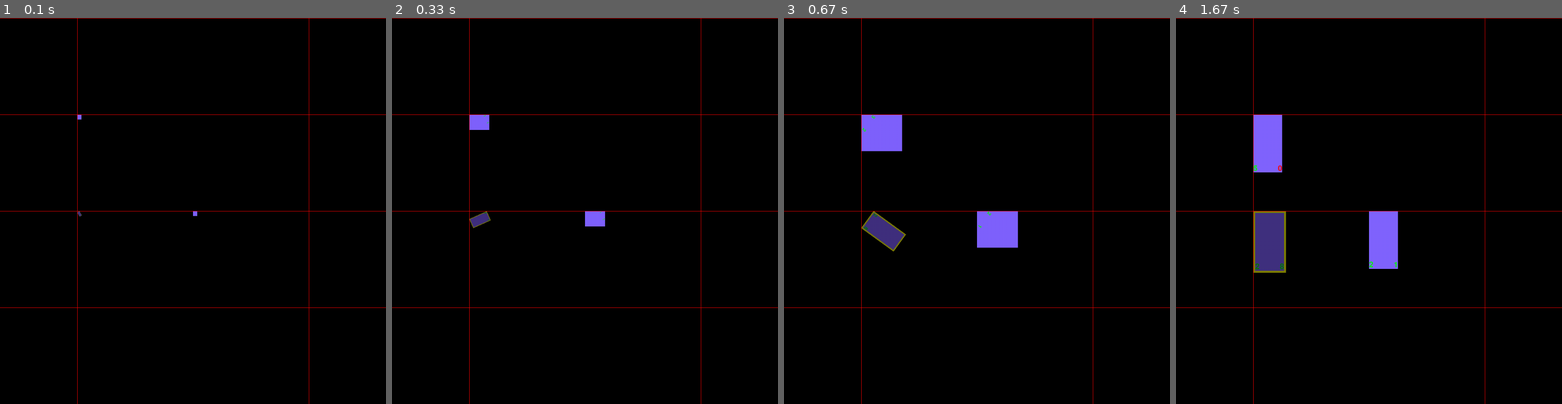
Above: before the commit, frames 1-4 (left to right).
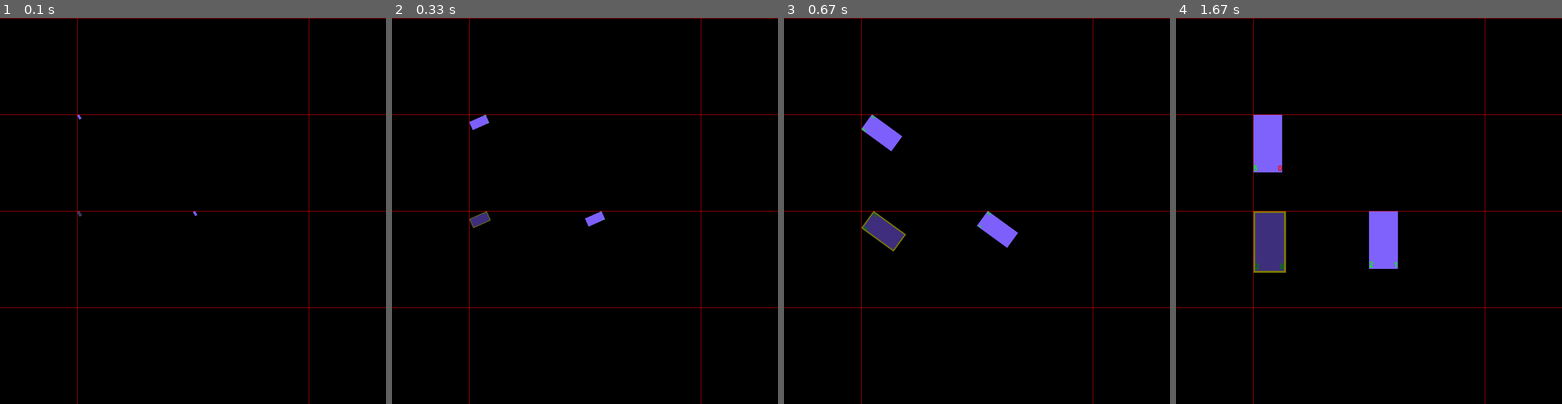
Above: after the commit, the same moments.

Repository: poipoi34/HearthstoneBattlegroundSimulator
Game: pygame game, started from main.py
Two runs of this game, one before a commit and one after it. Both use one fixed random seed, a clock stepped at 60 frames per second and the inputs below.
Inputs:
- Up to frame 1 (0.1 s): no input
- Up to frame 2 (0.33 s): no input
- Up to frame 3 (0.67 s): no input
- Up to frame 4 (1.67 s): no input

The runs differ from the first frame. In frame 1, less than 0.1% of the frame differs, in the area x 20-52%, y 25-52%; in frame 2, 0.2%; in frame 3, 1.1%, in the area x 20-61%, y 25-60%; in frame 4, nothing differs.

Commit message:
enter arena ratate fix

Diff:
--- a/m_Card_image.py
+++ b/m_Card_image.py
@@ -1,7 +1,9 @@
 import pygame
+
 
 class Card_image:
 
+	colorkey = [123,21,51]
 
 	def __init__(o,card_interface,displayer = None):
 		o.copy(card_interface)
@@ -60,7 +62,7 @@
 		#o.image = pygame.Surface([int(o.card.size[0]*s), int(o.card.size[1]*s) ])
 		o.image = pygame.Surface(o.card_size)
 		o.image.fill([130,100,255])
-
+		o.image.set_colorkey(o.colorkey)
 		font = pygame.font.Font('freesansbold.ttf', 20)
 		attack_text = font.render(str(o.attack), True, [0,255,0])
 		h_color = [0,255,0]
@@ -84,7 +86,7 @@
 				o.divine_shield_margin = 5
 				o.divine_shield_surf = pygame.Surface([card_width + o.divine_shield_margin*2, card_height + o.divine_shield_margin*2])
 				o.divine_shield_surf.fill([255, 255, 0])
-				o.divine_shield_surf.set_colorkey([123,21,51])
+				o.divine_shield_surf.set_colorkey(o.colorkey)
 				o.divine_shield_surf.set_alpha(128)
 			o.divine_shield_surf.blit(o.image,[o.divine_shield_margin, o.divine_shield_margin])
 			return pygame.transform.rotate(scaled(o.divine_shield_surf,o.scale),o.rotation)
--- a/m_animation.py
+++ b/m_animation.py
@@ -71,7 +71,7 @@
 			raise Exception("some card_image doesn't have an owner")
 		if p_in_army == None:
 			p_in_army = card_image.get_pos_in_army(board_state)# <- definitely need board_state as parameter contrary to place_card()
-		px = o.displayer.win[0]/5 + 3*o.displayer.win[0]/5*p_in_army/len(card_image.owner.army_before_resolution)
+		px = o.displayer.win[0]/5 + 3*o.displayer.win[0]/5*p_in_army/len(card_image.owner.army)
 		card_image.pos = [px,py]
 
 
@@ -89,10 +89,10 @@
 		o.last_frame = 60
 
 		i = 0
-		for card in displayer.bot_player.army_before_resolution:
+		for card in displayer.bot_player.army:
 			if not card.ghost:
 				card_image = Card_image(card)
-				displayer.card_to_draw[id(card)] = card_image
+				displayer.card_to_draw[card.id_source] = card_image
 				o.object_to_animate.append(card_image)
 				card_image.pos_in_army = i
 				card_image.owner = board_state.player1
@@ -101,10 +101,10 @@
 				i += 1
 
 		i = 0
-		for card in displayer.top_player.army_before_resolution:
+		for card in displayer.top_player.army:
 			if not card.ghost:
 				card_image = Card_image(card)
-				displayer.card_to_draw[id(card)] = card_image
+				displayer.card_to_draw[card.id_source] = card_image
 				o.object_to_animate.append(card_image)
 				card_image.pos_in_army = i
 				card_image.owner = board_state.player2
@@ -136,10 +136,10 @@
 		o.displayer.top_player = board_state.player2
 		displayer.card_to_draw = {}
 		i = 0
-		for card in board_state.player1.army_before_resolution:
+		for card in board_state.player1.army:
 			if not card.ghost:
 				card_image = Card_image(card)
-				displayer.card_to_draw[id(card)] = card_image
+				displayer.card_to_draw[card.id_source] = card_image
 				o.object_to_animate.append(card_image)
 				card_image.pos_in_army = i
 				card_image.owner = board_state.player1
@@ -147,10 +147,10 @@
 				i += 1
 
 		i = 0
-		for card in board_state.player2.army_before_resolution:
+		for card in board_state.player2.army:
 			if not card.ghost:
 				card_image = Card_image(card)
-				displayer.card_to_draw[id(card)] = card_image
+				displayer.card_to_draw[card.id_source] = card_image
 				o.object_to_animate.append(card_image)
 				card_image.pos_in_army = i
 				card_image.owner = board_state.player2
--- a/m_battle.py
+++ b/m_battle.py
@@ -8,7 +8,7 @@
 import m_event
 import m_interfaces
 import random
-
+import json
 
 class battle_manager():
 
@@ -53,7 +53,7 @@
 
 		o.event_manager.spread_event("on_enter_arena", {"bottom_player" : o.player1, "top_player" : o.player2})
 
-		while (done == False):
+		while not done:
 
 			attacking_player.attack(defending_player)
 			while (o.event_manager.action_buffer != [] or o.deathrattle_buffer != []):
@@ -71,14 +71,18 @@
 			attacker_died = len(attacking_player.army) == 0
 			defender_died = len(defending_player.army) == 0
 			if (attacker_died and defender_died):
-				return None
+				winner = None
+				done = True
 			if (attacker_died):
-				return defending_player
+				winner = defending_player
+				done = True
 			if (defender_died):
-				return attacking_player
+				winner = attacking_player
+				done = True
 			attacking_player, defending_player = defending_player, attacking_player
 
 		o.event_manager.spread_event("end_of_battle")
+
 		return winner
 
 
--- /dev/null
+++ b/m_disp_debug.py
@@ -0,0 +1,2 @@
+class class1(object):
+    """description of class"""
--- a/m_interfaces.py
+++ b/m_interfaces.py
@@ -4,7 +4,6 @@
 		o.health = card.health
 		o.max_attack = card.max_attack
 		o.max_health = card.max_health
-
 		o.divineShield= card.divineShield
 		o.deathrattle_list = card.deathrattle_list[:]
 		o.buff_list = card.buff_list[:]
@@ -23,3 +22,12 @@
 
 	def __repr__(o):
 		return o.__str__()
+
+class Player_interface:
+	def __init__(o, player):
+		o.name = "interface of " + player.name
+		o.army = []
+		for card in player.army_before_resolution:
+			card_interface = Card_interface(card)
+			card_interface.owner = o
+			o.army.append(card_interface)
--- a/m_player.py
+++ b/m_player.py
@@ -143,13 +143,7 @@
 
 	#copy state of a player to store it in battle history
 	def copy_state(o):
-		res = Player(name = "interface of " + o.name)
-		copied_army = []
-		for card in o.army_before_resolution:
-			copied_army.append(m_interfaces.Card_interface(card))
-
-		res.army_before_resolution = copied_army
-		return res
+		return m_interfaces.Player_interface(o)
 
 	#clone players so that they can battle to the death for our entertainment
 	def clone(o):
Empty file added: data.txt
Not shown, changed: HearthstoneBattlegroundSimulator.pyproj
